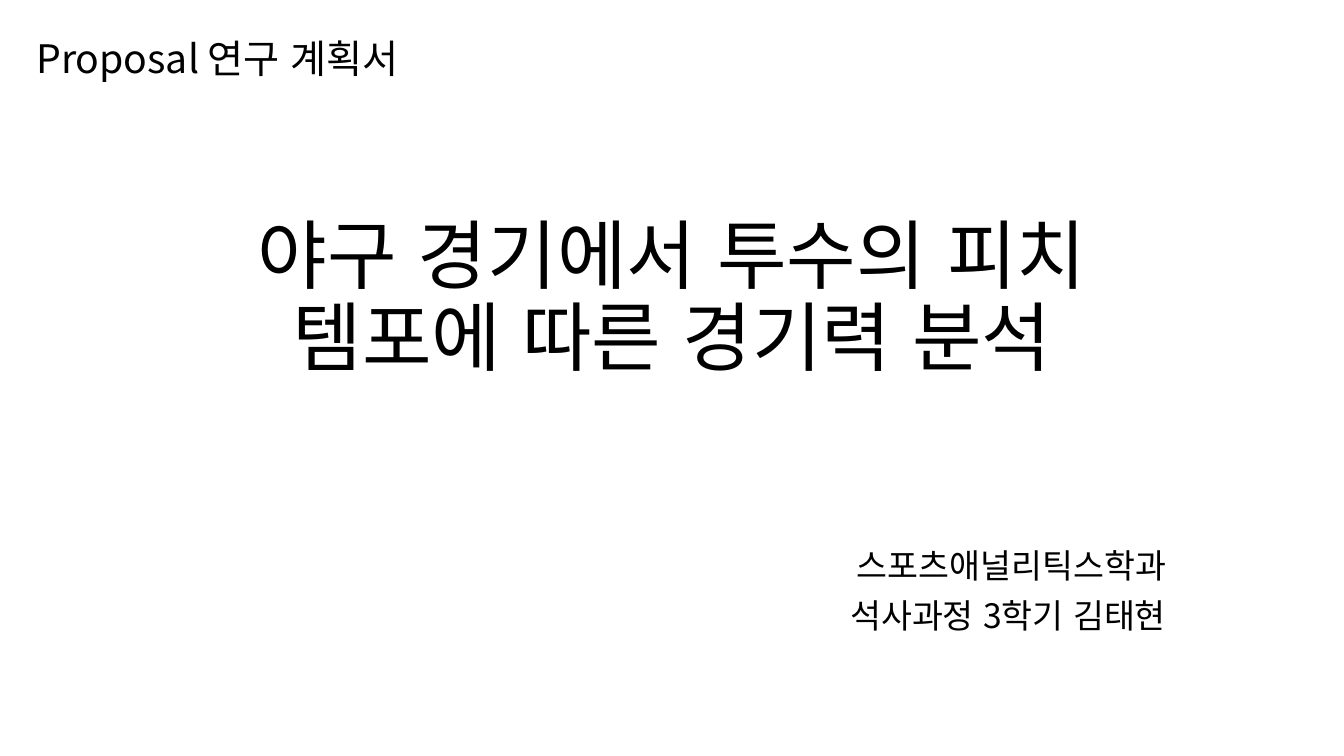
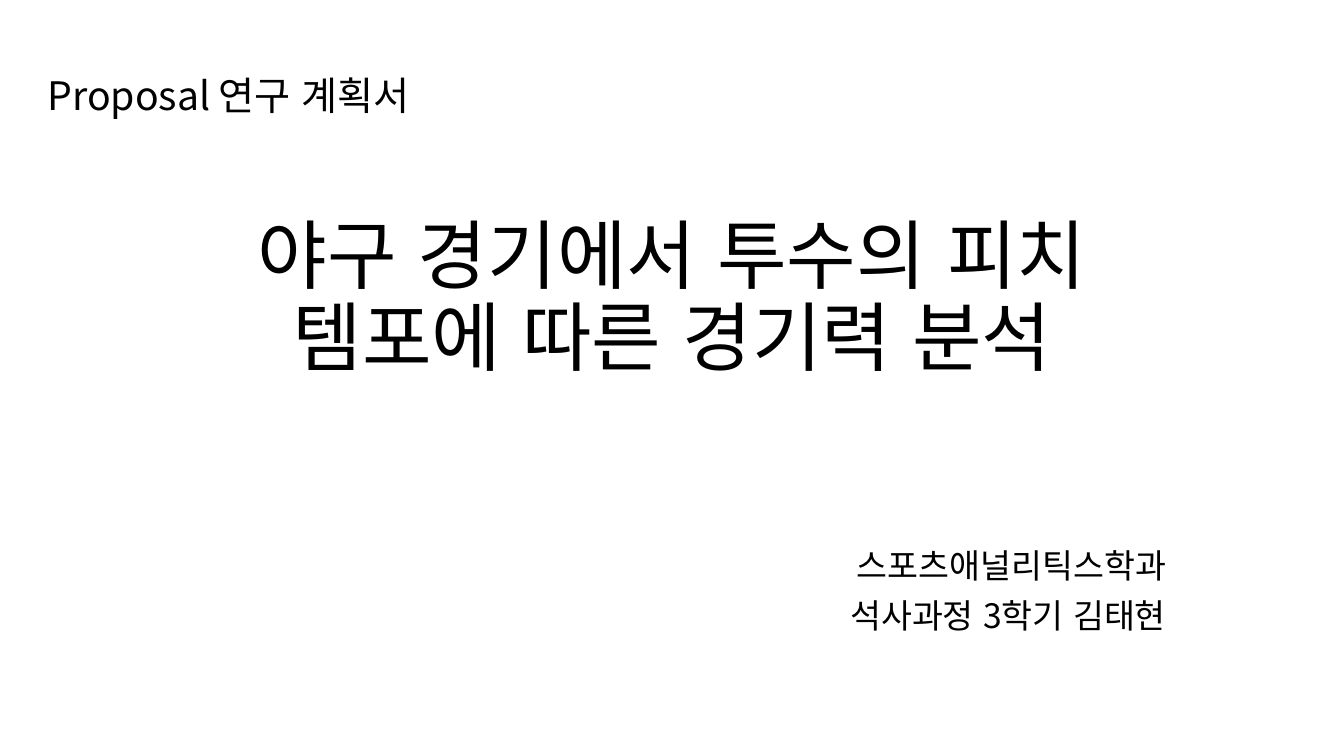
Before and after one commit to Tae-Hyeon-Kim/Statcast, a slide deck: slide 1 of 0304 연구 계획서 발표.pptx. Drawn at 1344x756 pixels with LibreOffice and Linux fonts; fonts in the diff are those of the drawing. Boxes give left, top, right and bottom in pixels: in the first picture for what was removed or moved away, otherwise in the second. Text is boxed around its words. In the diff, an @@ line names an element or a change of style, - is before the commit and + after.

```diff
--- a/0304 연구 계획서 발표.pptx
+++ b/0304 연구 계획서 발표.pptx
@@ text "Proposal 연구 계획서": place and size @@
-text "Proposal 연구 계획서" at (36, 40, 399, 82)
+text "Proposal 연구 계획서" at (47, 77, 410, 119)
```
Also in this commit, not shown: 2 other slides changed, 1 slide removed.
